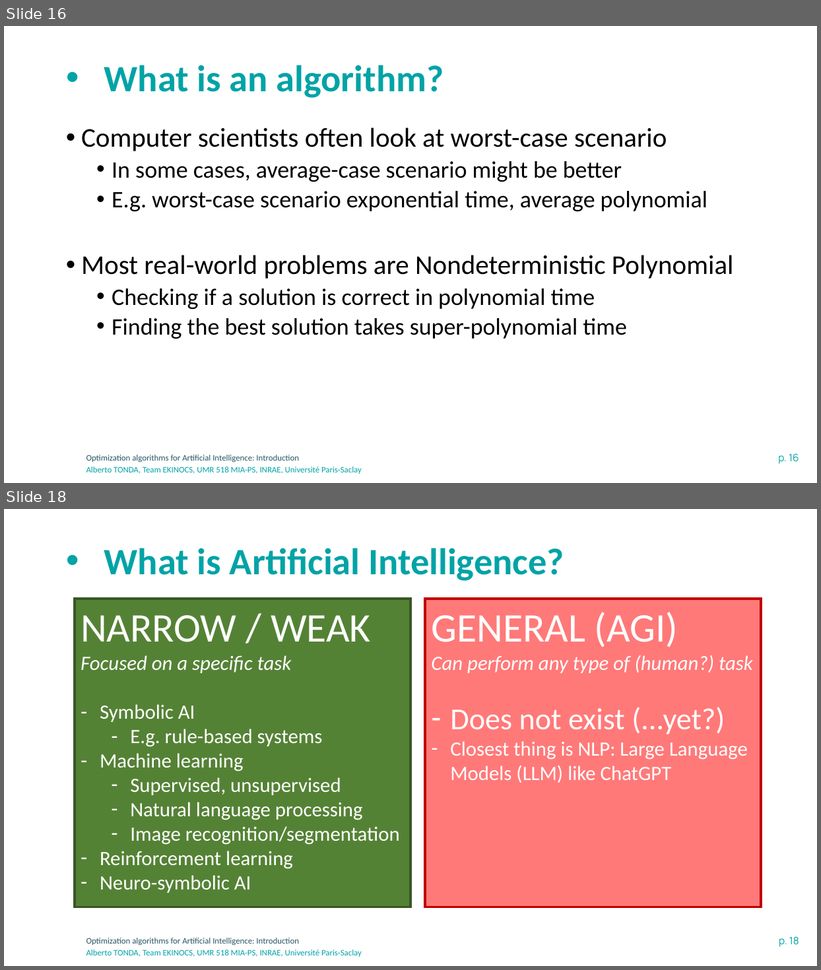
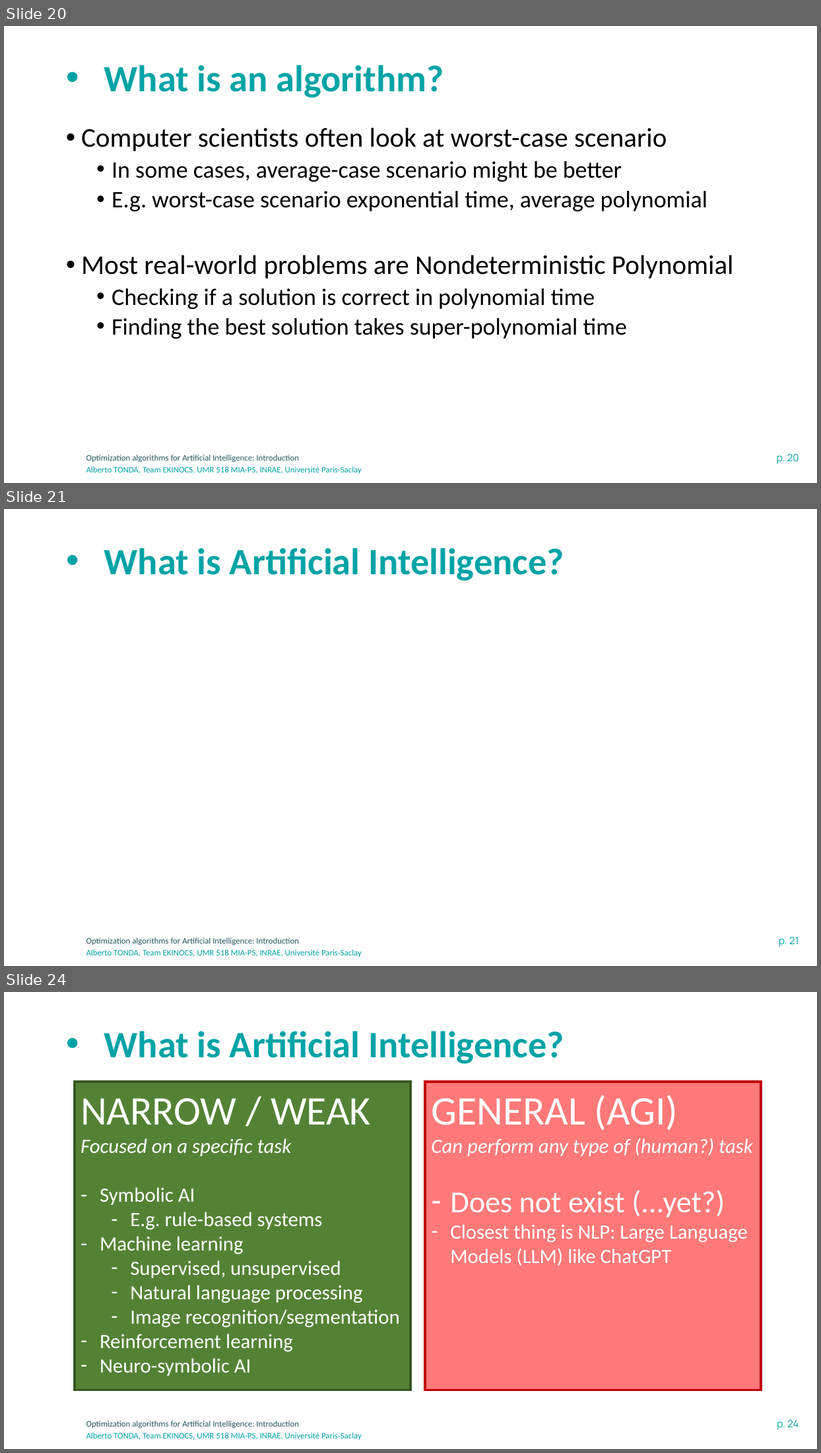
Before and after one commit to albertotonda/teaching, a slide deck: optimization-methods-for-artificial-intelligence/introduction.pptx. Shown one above the other, each under a label of ours: slides 16 and 18 before the commit, slides 20, 21 and 24 after it; the slides between them are not shown. The pictures are 821x970 and 821x1453 pixels, drawn with LibreOffice and Linux fonts; fonts in the diff are those of the drawing; background and template pictures are left out. Boxes give left, top, right and bottom in pixels: in the first picture for what was removed or moved away, otherwise in the second. Text is boxed around its words. In the diff, an @@ line names an element or a change of style, - is before the commit and + after.

```diff
--- a/optimization-methods-for-artificial-intelligence/introduction.pptx
+++ b/optimization-methods-for-artificial-intelligence/introduction.pptx
@@ slide 21 added at [4,509,817,966], background #FFFFFF; not listed: 3 template elements that a slide beside it also shows @@
@@ title added at [104,548,564,581], 44 pt, text #00A3A6, bold @@
+• What is Artificial Intelligence?
@@ what was slide 16 is now slide 20 @@
@@ page number at [777,454,799,464]: text changed @@
-p. 16
+p. 20
@@ what was slide 18 is now slide 24 @@
@@ page number at [777,1420,799,1430]: text changed @@
-p. 18
+p. 24
```
Also in this commit, not shown: 6 slides changed, 5 other slides added, 9 other files.
